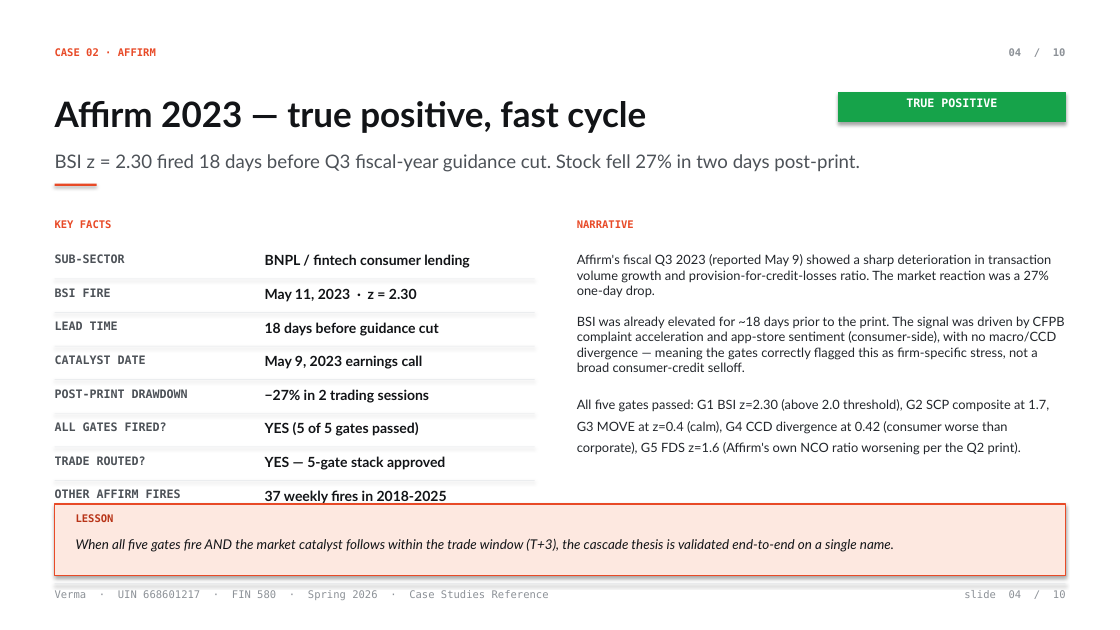
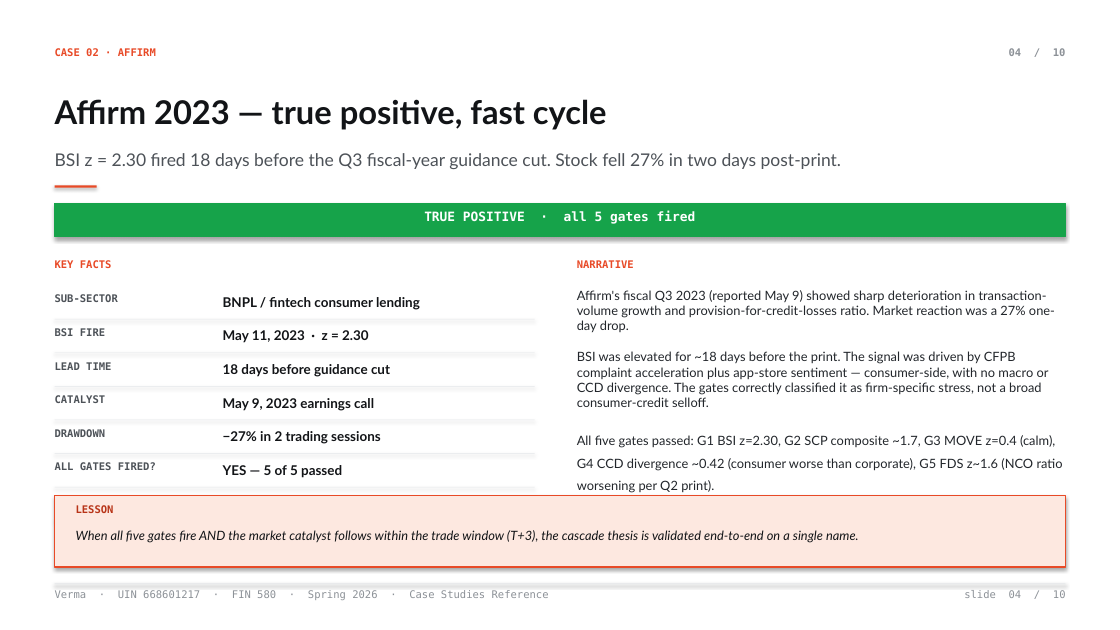
Before and after one commit to vermasidd1502/bnpl-trap, a slide deck: slide 4 of case_studies/BSI_Case_Studies_Reference.pptx. Drawn at 1120x630 pixels with LibreOffice and Linux fonts; fonts in the diff are those of the drawing. Boxes give left, top, right and bottom in pixels: in the first picture for what was removed or moved away, otherwise in the second. Text is boxed around its words. In the diff, an @@ line names an element or a change of style, - is before the commit and + after.

Commit message:
case_studies: rewrite reference deck with McKinsey-clean layout (no overlaps)
- Verdict pills moved below title hairline as full-width banners (no
  overlap with long titles)
- Single-firm focus per slide: Sezzle gets own slide; Klarna mentioned
  briefly within Sezzle's narrative; LendingClub and Tricolor split;
  CURO collapsed to footnote in Upstart slide
- Lesson cards pinned to fixed bottom position
- Two-column case-slide grid (KEY FACTS | NARRATIVE)
- 10 slides: Title, Index, Carvana, Affirm, Sezzle, LendingClub,
  Tricolor, Upstart, Architecture, Reproducibility

```diff
--- a/case_studies/BSI_Case_Studies_Reference.pptx
+++ b/case_studies/BSI_Case_Studies_Reference.pptx
@@ text "Affirm 2023 — true positive, ..." at (55,99,607,130): size 30 to 28 pt @@
@@ text at (55,153,841,169): text changed; size 16 to 15 pt @@
-BSI z = 2.30 fired 18 days before Q3 fiscal-year guidance cut. Stock fell 27% in two days post-print.
+BSI z = 2.30 fired 18 days before the Q3 fiscal-year guidance cut. Stock fell 27% in two days post-print.
@@ rectangle: place and size @@
-rectangle at (839,92,1065,122)
+rectangle at (55,203,1065,237)
@@ text at (424,211,696,224): text changed; size 10 to 11 pt @@
-TRUE POSITIVE
+TRUE POSITIVE · all 5 gates fired
@@ text "KEY FACTS": place and size @@
-text "KEY FACTS" at (55,220,112,228)
+text "KEY FACTS" at (55,260,112,268)
@@ text "NARRATIVE": place and size @@
-text "NARRATIVE" at (577,220,634,228)
+text "NARRATIVE" at (577,260,634,268)
@@ text "SUB-SECTOR": place and size @@
-text "SUB-SECTOR" at (55,254,125,263)
+text "SUB-SECTOR" at (55,294,118,302)
@@ text "BNPL / fintech consumer lending": place and size @@
-text "BNPL / fintech consumer lending" at (265,254,470,268)
+text "BNPL / fintech consumer lending" at (223,297,420,310)
@@ text at (577,290,1063,470): text changed @@
-Affirm's fiscal Q3 2023 (reported May 9) showed a sharp deterioration in transaction volume growth and provision-for-credit-losses ratio. The market reaction was a 27% one-day drop.
-BSI was already elevated for ~18 days prior to the print. The signal was driven by CFPB complaint acceleration and app-store sentiment (consumer-side), with no macro/CCD divergence — meaning the gates correctly flagged this as firm-specific stress, not a broad consumer-credit selloff.
-All five gates passed: G1 BSI z=2.30 (above 2.0 threshold), G2 SCP composite at 1.7, G3 MOVE at z=0.4 (calm), G4 CCD divergence at 0.42 (consumer worse than corporate), G5 FDS z=1.6 (Affirm's own NCO ratio worsening per the Q2 print).
+Affirm's fiscal Q3 2023 (reported May 9) showed sharp deterioration in transaction-volume growth and provision-for-credit-losses ratio. Market reaction was a 27% one-day drop.
+BSI was elevated for ~18 days before the print. The signal was driven by CFPB complaint acceleration plus app-store sentiment — consumer-side, with no macro or CCD divergence. The gates correctly classified it as firm-specific stress, not a broad consumer-credit selloff.
+All five gates passed: G1 BSI z=2.30, G2 SCP composite ~1.7, G3 MOVE z=0.4 (calm), G4 CCD divergence ~0.42 (consumer worse than corporate), G5 FDS z~1.6 (NCO ratio worsening per Q2 print).
@@ text "BSI FIRE": place and size @@
-text "BSI FIRE" at (55,288,111,297)
+text "BSI FIRE" at (55,328,105,336)
@@ text "May 11, 2023 · z ...": place and size @@
-text "May 11, 2023 · z ..." at (265,288,417,302)
+text "May 11, 2023 · z ..." at (223,330,369,343)
@@ text "18 days before guidance cut": place and size @@
-text "18 days before guidance cut" at (265,322,439,336)
+text "18 days before guidance cut" at (223,364,390,377)
@@ text "LEAD TIME": place and size @@
-text "LEAD TIME" at (55,321,118,330)
+text "LEAD TIME" at (55,362,111,370)
@@ text at (55,395,106,403): text changed; size 10 to 9 pt @@
-CATALYST DATE
+CATALYST
@@ text "May 9, 2023 earnings call": place and size @@
-text "May 9, 2023 earnings call" at (265,355,423,369)
+text "May 9, 2023 earnings call" at (223,398,374,411)
@@ text at (55,428,106,439): text changed; size 10 to 9 pt @@
-POST-PRINT DRAWDOWN
+DRAWDOWN
@@ size 12 to 11.5 pt; line spacing 1 to 1.2 in 5 elements at (223,297,420,310), (223,330,369,343), (223,364,390,377), (223,398,374,411), (223,431,381,444) @@
@@ text "−27% in 2 trading sessions": place and size @@
-text "−27% in 2 trading sessions" at (265,389,430,403)
+text "−27% in 2 trading sessions" at (223,431,381,444)
@@ size 10 to 9 pt in 5 elements at (55,505,137,507), (55,294,118,302), (55,328,105,336), (55,362,111,370), (55,462,156,470) @@
@@ text "ALL GATES FIRED?": place and size @@
-text "ALL GATES FIRED?" at (55,422,167,431)
+text "ALL GATES FIRED?" at (55,462,156,470)
@@ text at (223,465,342,478): text changed; size 12 to 11.5 pt @@
-YES (5 of 5 gates passed)
+YES — 5 of 5 passed
@@ text removed at (265,456,445,470) @@
-YES — 5-gate stack approved
@@ text "TRADE ROUTED?": place and size @@
-text "TRADE ROUTED?" at (55,456,146,465)
+text "TRADE ROUTED?" at (55,505,137,507)
@@ 2 texts, 1 rectangle: place and size @@
-2 texts, 1 rectangle at (55,504,1065,576)
+2 texts, 1 rectangle at (55,496,1065,567)
@@ text removed at (265,490,447,504) @@
-37 weekly fires in 2018-2025
@@ 7 rectangles: place and size @@
-7 rectangles at (55,279,535,481)
+7 rectangles at (55,319,535,522)
@@ text at (55,530,169,540): text changed; size 10 to 9 pt @@
-OTHER AFFIRM FIRES
+TOTAL WEEKLY FIRES
@@ rectangle removed at (55,514,535,515) @@
@@ text "When all five gates fire ..." at (76,530,859,543): size 11.5 to 11 pt @@
```
Also in this commit, not shown: 6 other slides changed, 3 slides added, 3 slides removed, 1 other file.
